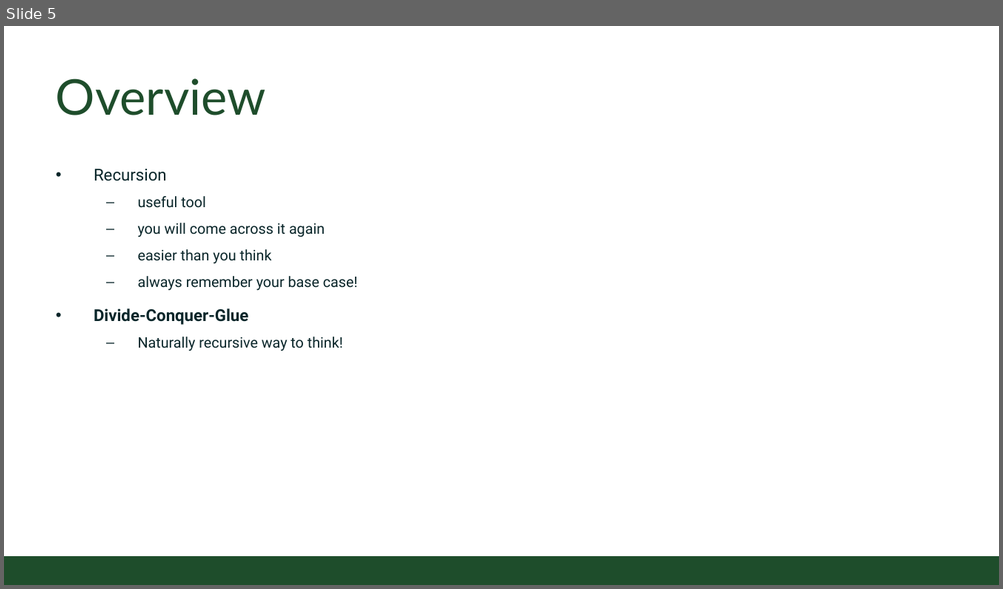
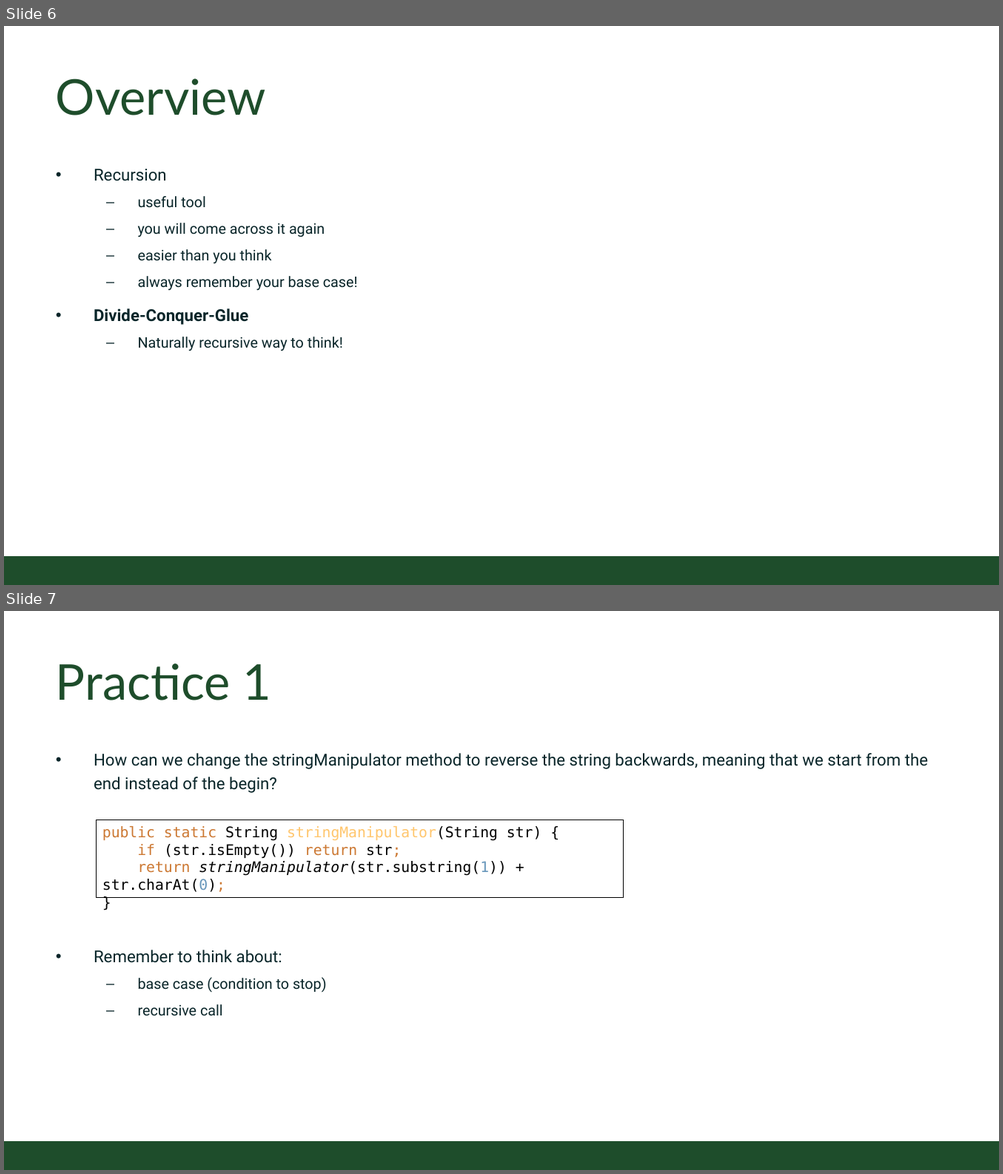
Before and after one commit to CSU-CompSci-CS163-4/Handouts, a slide deck: slides/On-Campus/14_01_More Recursion.pptx. Shown one above the other, each under a label of ours: slide 5 before the commit, slides 6 and 7 after it. The pictures are 1003x589 and 1003x1174 pixels, drawn with LibreOffice and Linux fonts; fonts in the diff are those of the drawing; background and template pictures are left out. Boxes give left, top, right and bottom in pixels: in the first picture for what was removed or moved away, otherwise in the second. Text is boxed around its words. In the diff, an @@ line names an element or a change of style, - is before the commit and + after.

Commit message:
update More Recursion
Add a reading check and two practices

```diff
--- a/slides/On-Campus/14_01_More Recursion.pptx
+++ b/slides/On-Campus/14_01_More Recursion.pptx
@@ slide 7 added at bbox=[4, 611, 999, 1170], background #FFFFFF; not listed: 1 template element that a slide beside it also shows @@
@@ title added at bbox=[56, 664, 272, 701], 54 pt, text #1E4D2B @@
+Practice 1
@@ text added at bbox=[94, 753, 928, 1017], 18 pt, text #092529 @@
+• How can we change the stringManipulator method to reverse the string backwards, meaning that we start from the end instead of the begin?
+• Remember to think about:
+  – base case (condition to stop)
+  – recursive call
@@ rectangle added at bbox=[96, 820, 623, 898], outline #000000 0.75 pt, 16 pt, text #000000 @@
+public static String stringManipulator(String str) {
+if (str.isEmpty()) return str;
+return stringManipulator(str.substring(1)) + str.charAt(0);
+}
@@ what was slide 5 is now slide 6 @@
```
Also in this commit, not shown: 2 other slides added.
